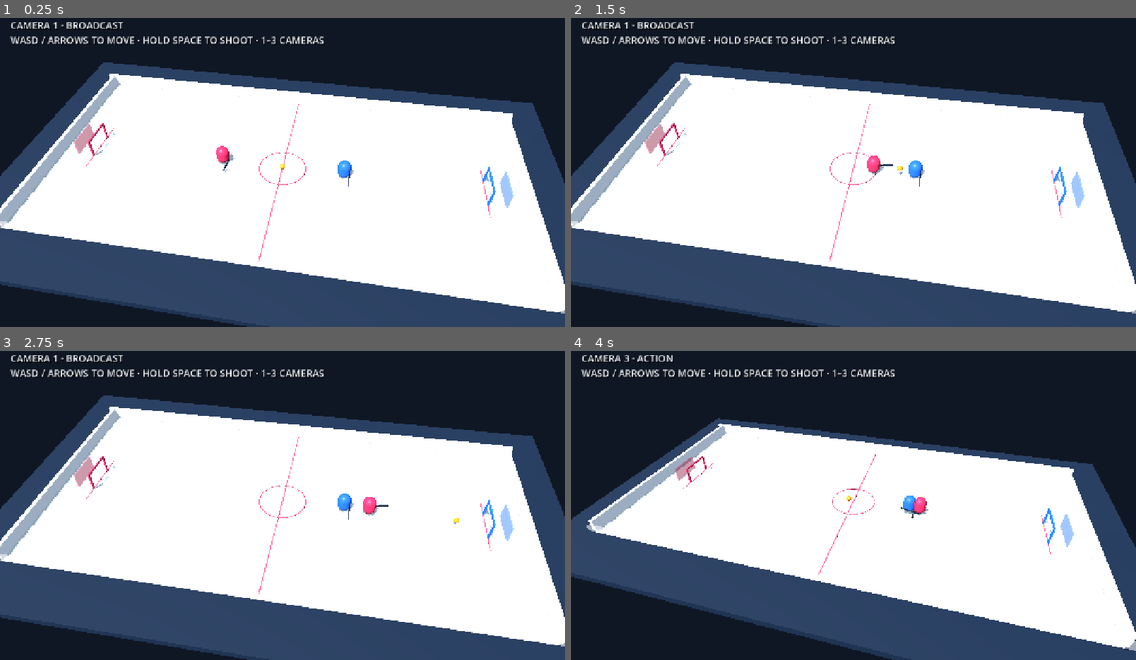
Above: before the commit, frames 1-4 (two rows, left to right).
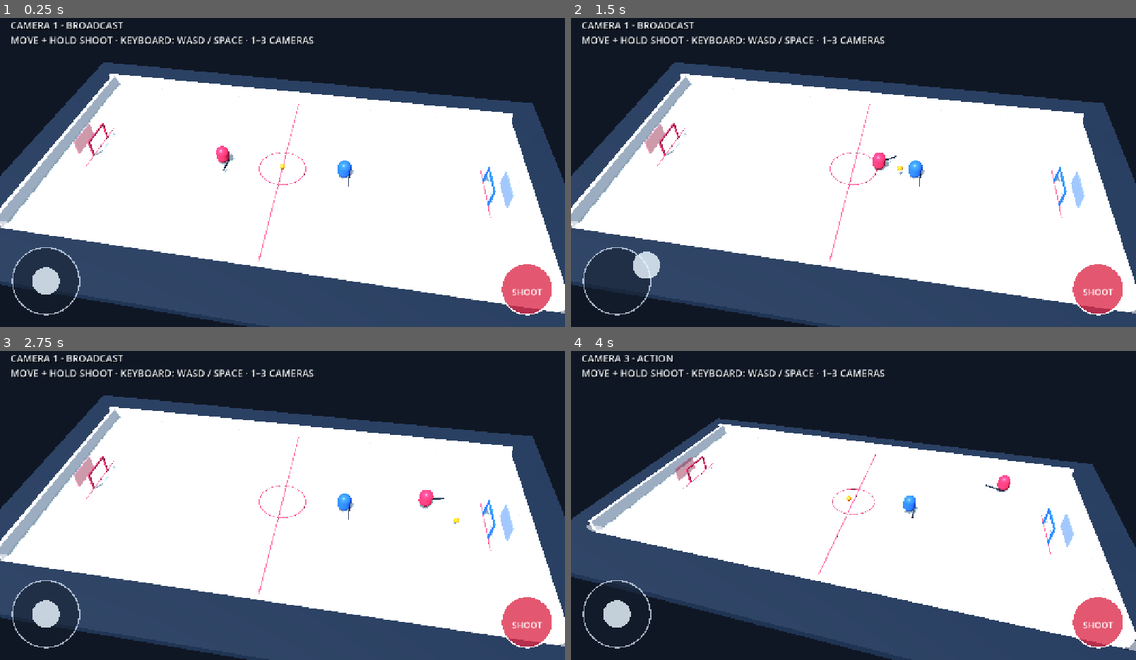
Above: after the commit, the same moments.

Repository: dylanwatsonsoftware/floorball-frenzy-3d
Game: Godot game, scene res://scenes/app/main.tscn
Same seed, same stepped clock (60 frames per second), same inputs: the game is played once before the commit and once after it.
Inputs (mouse positions are in pixels of both pictures, inside the frame that each line leads up to):
- Up to frame 1 (0.25 s): no input
- Up to frame 2 (1.5 s): tap Enter at 0.5 s; move the mouse to (977, 150) at 0.52 s; hold D (move_right) 0.53-1.25 s; hold Space (shoot) 0.53-1.25 s; click (977, 150) at 0.67 s; drag from (740, 184) to (825, 231) at 1.27 s
- Up to frame 3 (2.75 s): move the mouse to (339, 431) at 2.02 s; hold D (move_right) from 2.03 s (still down); hold Space (shoot) from 2.03 s (still down); tap 1 at 2.1 s; click (339, 431) at 2.17 s
- Up to frame 4 (4 s): release D (move_right) at 2.75 s; release Space (shoot) at 2.75 s; drag from (825, 564) to (684, 452) at 2.77 s; move the mouse to (1023, 548) at 3.52 s; hold A (move_left) from 3.53 s (still down); hold Space (shoot) from 3.53 s (still down); tap 3 at 3.6 s; click (1023, 548) at 3.67 s

The runs differ from the first frame. In frame 1, 3.6% of the frame differs, in the area x 1-98%, y 5-97%; in frame 2, 3.9%; in frame 3, 3.9%; in frame 4, 2.9%.

Commit message:
feat: add mobile touch controls

Diff:
--- a/scenes/app/main.tscn
+++ b/scenes/app/main.tscn
@@ -1,7 +1,8 @@
-[gd_scene load_steps=3 format=3]
+[gd_scene load_steps=4 format=3]
 
 [ext_resource type="Script" path="res://scripts/app/main.gd" id="1_main"]
 [ext_resource type="Script" path="res://scripts/presentation/greybox_arena.gd" id="2_arena"]
+[ext_resource type="Script" path="res://scripts/gameplay/mobile_controls.gd" id="3_mobile"]
 
 [node name="Main" type="Node3D"]
 script = ExtResource("1_main")
@@ -21,7 +22,7 @@
 theme_override_constants/shadow_offset_x = 2
 theme_override_constants/shadow_offset_y = 2
 theme_override_font_sizes/font_size = 22
-text = "CAMERA 1 · BROADCAST\nWASD / ARROWS TO MOVE · HOLD SPACE TO SHOOT · 1–3 CAMERAS"
+text = "CAMERA 1 · BROADCAST\nMOVE + HOLD SHOOT · KEYBOARD: WASD / SPACE · 1–3 CAMERAS"
 
 [node name="ChargeLabel" type="Label" parent="HUD"]
 anchors_preset = 7
@@ -42,3 +43,19 @@
 theme_override_font_sizes/font_size = 24
 text = ""
 horizontal_alignment = 1
+
+[node name="MobileControls" type="Control" parent="HUD"]
+layout_mode = 3
+anchors_preset = 15
+anchor_right = 1.0
+anchor_bottom = 1.0
+grow_horizontal = 2
+grow_vertical = 2
+mouse_filter = 2
+script = ExtResource("3_mobile")
+
+[node name="MoveBase" type="Control" parent="HUD/MobileControls"]
+layout_mode = 0
+
+[node name="ShootButton" type="Control" parent="HUD/MobileControls"]
+layout_mode = 0
--- /dev/null
+++ b/scripts/gameplay/mobile_controls.gd
@@ -0,0 +1,101 @@
+extends Control
+
+const STICK_RADIUS := 76.0
+const STICK_DEADZONE := 0.2
+const EDGE_MARGIN := 28.0
+const SHOOT_RADIUS := 58.0
+
+var _movement_touch := -1
+var _shoot_touch := -1
+var _movement_vector := Vector2.ZERO
+var _stick_knob_offset := Vector2.ZERO
+
+
+func _ready() -> void:
+	visible = DisplayServer.is_touchscreen_available()
+	set_process_input(true)
+	resized.connect(queue_redraw)
+
+
+func get_movement_vector() -> Vector2:
+	return _movement_vector
+
+
+static func calculate_stick_vector(offset: Vector2, radius: float, deadzone: float) -> Vector2:
+	if radius <= 0.0:
+		return Vector2.ZERO
+	var normalized_length := minf(1.0, offset.length() / radius)
+	if normalized_length <= deadzone:
+		return Vector2.ZERO
+	var scaled_length := (normalized_length - deadzone) / (1.0 - deadzone)
+	return offset.normalized() * scaled_length
+
+
+func _input(event: InputEvent) -> void:
+	if not visible:
+		return
+	if event is InputEventScreenTouch:
+		_handle_touch(event)
+	elif event is InputEventScreenDrag and event.index == _movement_touch:
+		_update_stick(event.position)
+		get_viewport().set_input_as_handled()
+
+
+func _handle_touch(event: InputEventScreenTouch) -> void:
+	if event.pressed:
+		if _shoot_touch == -1 and event.position.distance_to(_shoot_center()) <= SHOOT_RADIUS * 1.35:
+			_shoot_touch = event.index
+			Input.action_press("shoot")
+			queue_redraw()
+			get_viewport().set_input_as_handled()
+		elif _movement_touch == -1 and event.position.x < size.x * 0.55:
+			_movement_touch = event.index
+			_update_stick(event.position)
+			get_viewport().set_input_as_handled()
+	elif event.index == _movement_touch:
+		_movement_touch = -1
+		_movement_vector = Vector2.ZERO
+		_stick_knob_offset = Vector2.ZERO
+		queue_redraw()
+		get_viewport().set_input_as_handled()
+	elif event.index == _shoot_touch:
+		_shoot_touch = -1
+		Input.action_release("shoot")
+		queue_redraw()
+		get_viewport().set_input_as_handled()
+
+
+func _update_stick(touch_position: Vector2) -> void:
+	var raw_offset := touch_position - _stick_center()
+	_stick_knob_offset = raw_offset.limit_length(STICK_RADIUS)
+	_movement_vector = calculate_stick_vector(raw_offset, STICK_RADIUS, STICK_DEADZONE)
+	queue_redraw()
+
+
+func _stick_center() -> Vector2:
+	return Vector2(EDGE_MARGIN + STICK_RADIUS, size.y - EDGE_MARGIN - STICK_RADIUS)
+
+
+func _shoot_center() -> Vector2:
+	return Vector2(size.x - EDGE_MARGIN - SHOOT_RADIUS, size.y - EDGE_MARGIN - SHOOT_RADIUS)
+
+
+func _draw() -> void:
+	var stick_center := _stick_center()
+	var shoot_center := _shoot_center()
+	draw_circle(stick_center, STICK_RADIUS, Color(0.08, 0.12, 0.18, 0.58))
+	draw_arc(stick_center, STICK_RADIUS, 0.0, TAU, 48, Color(0.88, 0.94, 1.0, 0.72), 3.0)
+	draw_circle(stick_center + _stick_knob_offset, 31.0, Color(0.92, 0.97, 1.0, 0.82))
+	var shoot_color := Color(1.0, 0.35, 0.22, 0.92) if _shoot_touch != -1 else Color(0.86, 0.16, 0.28, 0.78)
+	draw_circle(shoot_center, SHOOT_RADIUS, shoot_color)
+	draw_arc(shoot_center, SHOOT_RADIUS, 0.0, TAU, 48, Color.WHITE, 3.0)
+	var font := get_theme_default_font()
+	var font_size := 20
+	var label := "SHOOT"
+	var label_size := font.get_string_size(label, HORIZONTAL_ALIGNMENT_LEFT, -1, font_size)
+	draw_string(font, shoot_center - label_size * 0.5 + Vector2(0.0, label_size.y), label, HORIZONTAL_ALIGNMENT_LEFT, -1, font_size, Color.WHITE)
+
+
+func _exit_tree() -> void:
+	if _shoot_touch != -1:
+		Input.action_release("shoot")
--- a/scripts/gameplay/player_controller.gd
+++ b/scripts/gameplay/player_controller.gd
@@ -5,10 +5,19 @@
 const RINK_HALF_WIDTH := 8.6
 
 var _facing_direction := Vector3.RIGHT
+var _mobile_controls: Control
+
+
+func _ready() -> void:
+	_mobile_controls = get_node_or_null("../../HUD/MobileControls") as Control
 
 
 func _physics_process(delta: float) -> void:
-	var input_vector := Input.get_vector("move_left", "move_right", "move_up", "move_down")
+	var keyboard_input := Input.get_vector("move_left", "move_right", "move_up", "move_down")
+	var touch_input := Vector2.ZERO
+	if _mobile_controls != null and _mobile_controls.has_method("get_movement_vector"):
+		touch_input = _mobile_controls.call("get_movement_vector")
+	var input_vector: Vector2 = PlayerMotorScript.combine_inputs(keyboard_input, touch_input)
 	velocity = PlayerMotorScript.step_velocity(velocity, input_vector, delta)
 	move_and_slide()
 	global_position.x = clampf(global_position.x, -RINK_HALF_LENGTH, RINK_HALF_LENGTH)
--- a/scripts/gameplay/player_motor.gd
+++ b/scripts/gameplay/player_motor.gd
@@ -6,6 +6,10 @@
 const DECELERATION := 24.0
 
 
+static func combine_inputs(primary: Vector2, secondary: Vector2) -> Vector2:
+	return (primary + secondary).limit_length(1.0)
+
+
 static func step_velocity(current: Vector3, input_vector: Vector2, delta: float) -> Vector3:
 	var planar := Vector3(current.x, 0.0, current.z)
 	var input_direction := input_vector.limit_length(1.0)
--- a/scripts/presentation/greybox_arena.gd
+++ b/scripts/presentation/greybox_arena.gd
@@ -192,7 +192,7 @@
 	_camera.fov = preset.fov
 	_camera.look_at(preset.target, Vector3.UP)
 	if _camera_label != null:
-		_camera_label.text = "CAMERA %d · %s\nWASD / ARROWS TO MOVE · HOLD SPACE TO SHOOT · 1–3 CAMERAS" % [index + 1, preset.name.to_upper()]
+		_camera_label.text = "CAMERA %d · %s\nMOVE + HOLD SHOOT · KEYBOARD: WASD / SPACE · 1–3 CAMERAS" % [index + 1, preset.name.to_upper()]
 
 
 func _add_box(node_name: String, size: Vector3, position: Vector3, color: Color, shadow: bool = true) -> MeshInstance3D:
--- a/tests/greybox_scene_test.gd
+++ b/tests/greybox_scene_test.gd
@@ -23,6 +23,7 @@
 		"Arena/RightGoal",
 		"Arena/BroadcastCamera",
 		"HUD/CameraLabel",
+		"HUD/MobileControls",
 	]
 	for path in required_nodes:
 		if scene.get_node_or_null(path) == null:
@@ -41,6 +42,16 @@
 	if scene.get_node_or_null("HUD/ChargeLabel") == null:
 		fail("HUD must expose shot charging feedback")
 		return
+	var mobile_controls := scene.get_node("HUD/MobileControls")
+	if not mobile_controls.has_method("get_movement_vector"):
+		fail("Mobile controls must expose a movement vector")
+		return
+	if scene.get_node_or_null("HUD/MobileControls/MoveBase") == null:
+		fail("Mobile controls must show a movement joystick")
+		return
+	if scene.get_node_or_null("HUD/MobileControls/ShootButton") == null:
+		fail("Mobile controls must show a shoot button")
+		return
 	var ball_start: Vector3 = ball.position
 	ball.launch(Vector2.RIGHT, 1.0)
 	await physics_frame
--- /dev/null
+++ b/tests/mobile_controls_test.gd
@@ -0,0 +1,31 @@
+extends SceneTree
+
+
+func _init() -> void:
+	var controls := load("res://scripts/gameplay/mobile_controls.gd")
+	if controls == null:
+		fail("Mobile controls script is missing")
+		return
+
+	var inside_deadzone: Vector2 = controls.calculate_stick_vector(Vector2(10.0, 0.0), 80.0, 0.2)
+	if not inside_deadzone.is_zero_approx():
+		fail("Joystick movement inside the dead zone must be zero")
+		return
+
+	var halfway: Vector2 = controls.calculate_stick_vector(Vector2(48.0, 0.0), 80.0, 0.2)
+	if not is_equal_approx(halfway.x, 0.5) or not is_zero_approx(halfway.y):
+		fail("Joystick movement must scale after the dead zone; got %s" % halfway)
+		return
+
+	var clamped: Vector2 = controls.calculate_stick_vector(Vector2(160.0, 0.0), 80.0, 0.2)
+	if not clamped.is_equal_approx(Vector2.RIGHT):
+		fail("Joystick movement must clamp to unit length; got %s" % clamped)
+		return
+
+	print("Mobile control math is valid.")
+	quit(0)
+
+
+func fail(message: String) -> void:
+	push_error(message)
+	quit(1)
--- a/tests/player_motor_test.gd
+++ b/tests/player_motor_test.gd
@@ -25,6 +25,11 @@
 		fail("Player must decelerate with no input")
 		return
 
+	var combined: Vector2 = script.combine_inputs(Vector2.RIGHT, Vector2.DOWN)
+	if not is_equal_approx(combined.length(), 1.0) or combined.x <= 0.0 or combined.y <= 0.0:
+		fail("Keyboard and touch movement must combine without exceeding unit length; got %s" % combined)
+		return
+
 	print("Player motor is valid.")
 	quit(0)
 
Not shown, added: scripts/gameplay/mobile_controls.gd.uid
Not shown, added: tests/mobile_controls_test.gd.uid
